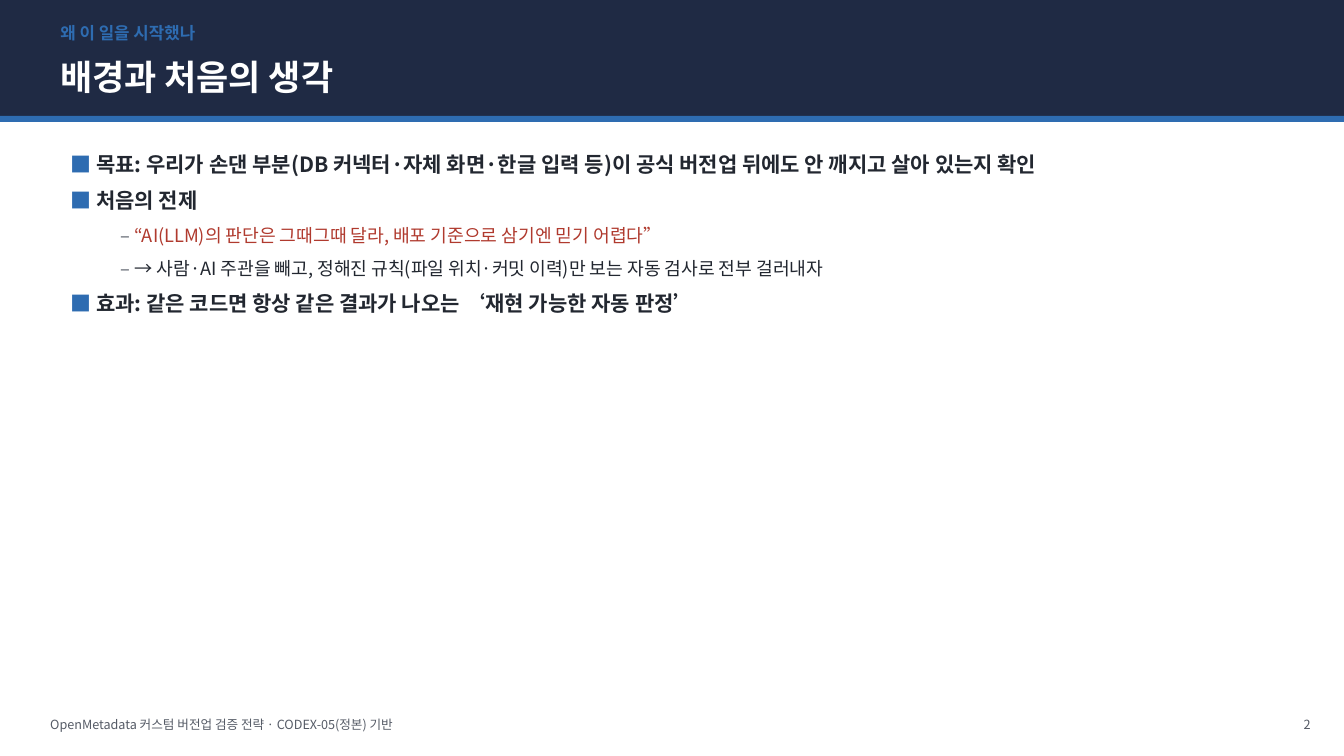
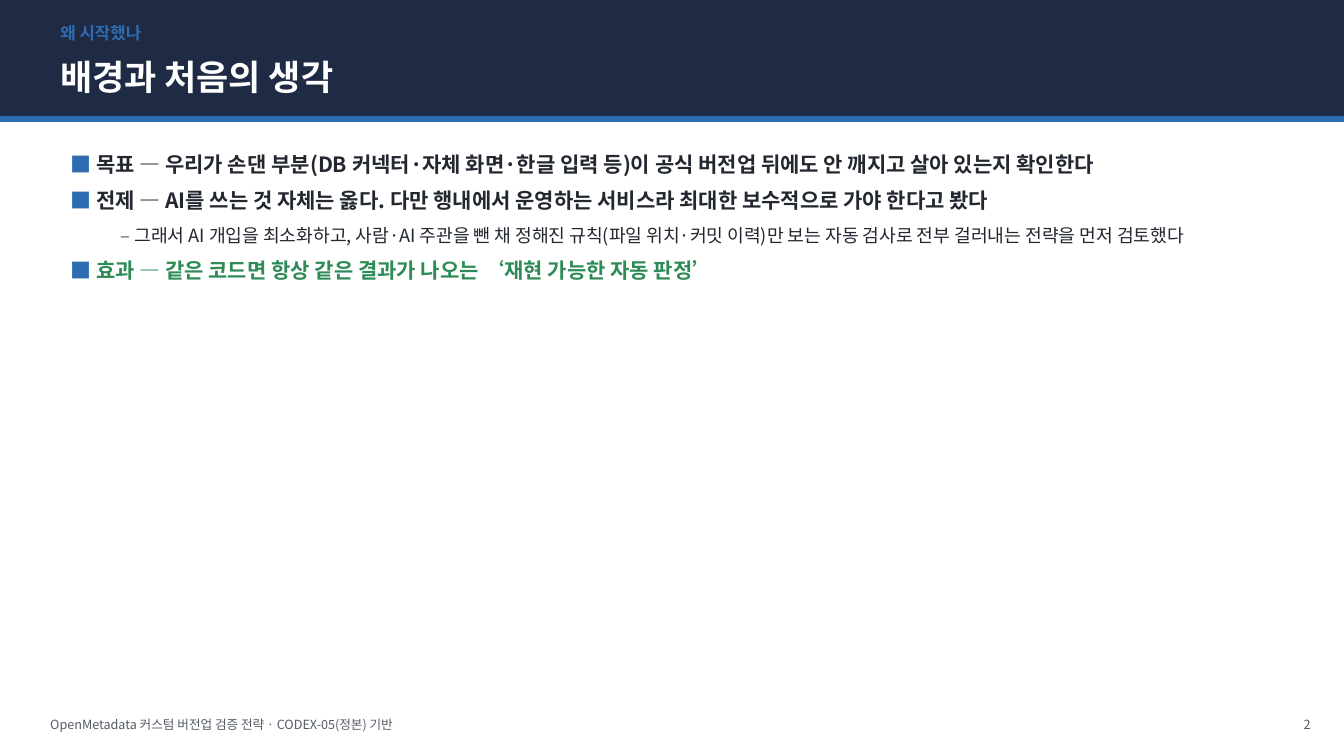
Before and after one commit to easyseop/openmetadata-lab-docs, a slide deck: slide 2 of docs/CODEX-05-전략발표.pptx. Drawn at 1344x756 pixels with LibreOffice and Linux fonts; fonts in the diff are those of the drawing. Boxes give left, top, right and bottom in pixels: in the first picture for what was removed or moved away, otherwise in the second. Text is boxed around its words. In the diff, an @@ line names an element or a change of style, - is before the commit and + after.

```diff
--- a/docs/CODEX-05-전략발표.pptx
+++ b/docs/CODEX-05-전략발표.pptx
@@ text at <box>60,25,142,41</box>: text changed @@
-왜 이 일을 시작했나
+왜 시작했나
@@ text at <box>96,154,1184,280</box>: text changed @@
-■ 목표: 우리가 손댄 부분(DB 커넥터·자체 화면·한글 입력 등)이 공식 버전업 뒤에도 안 깨지고 살아 있는지 확인
-■ 처음의 전제
-  – “AI(LLM)의 판단은 그때그때 달라, 배포 기준으로 삼기엔 믿기 어렵다”
-  – → 사람·AI 주관을 빼고, 정해진 규칙(파일 위치·커밋 이력)만 보는 자동 검사로 전부 걸러내자
-■ 효과: 같은 코드면 항상 같은 결과가 나오는 ‘재현 가능한 자동 판정’
+■ 목표 — 우리가 손댄 부분(DB 커넥터·자체 화면·한글 입력 등)이 공식 버전업 뒤에도 안 깨지고 살아 있는지 확인한다
+■ 전제 — AI를 쓰는 것 자체는 옳다. 다만 행내에서 운영하는 서비스라 최대한 보수적으로 가야 한다고 봤다
+  – 그래서 AI 개입을 최소화하고, 사람·AI 주관을 뺀 채 정해진 규칙(파일 위치·커밋 이력)만 보는 자동 검사로 전부 걸러내는 전략을 먼저 검토했다
+■ 효과 — 같은 코드면 항상 같은 결과가 나오는 ‘재현 가능한 자동 판정’
```
Also in this commit, not shown: 13 other slides changed, 2 slides added, 1 slide removed, 2 other files.
